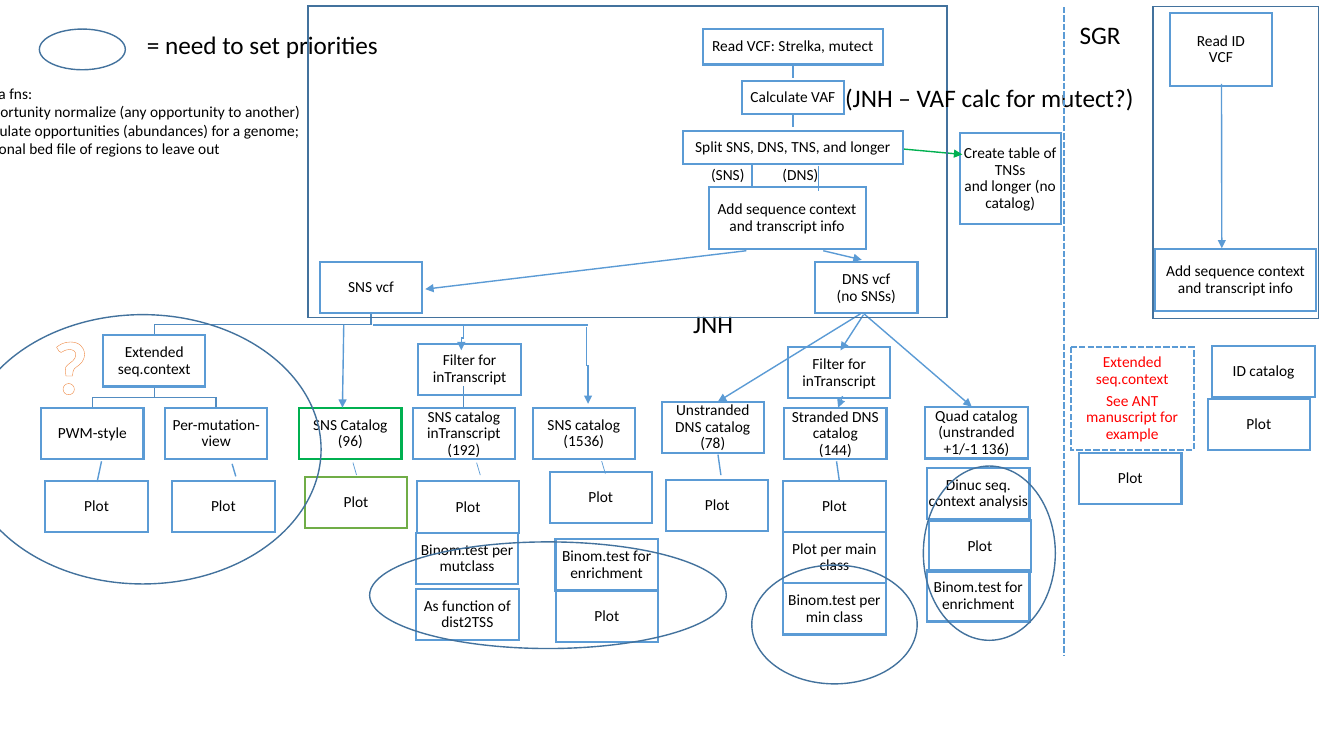
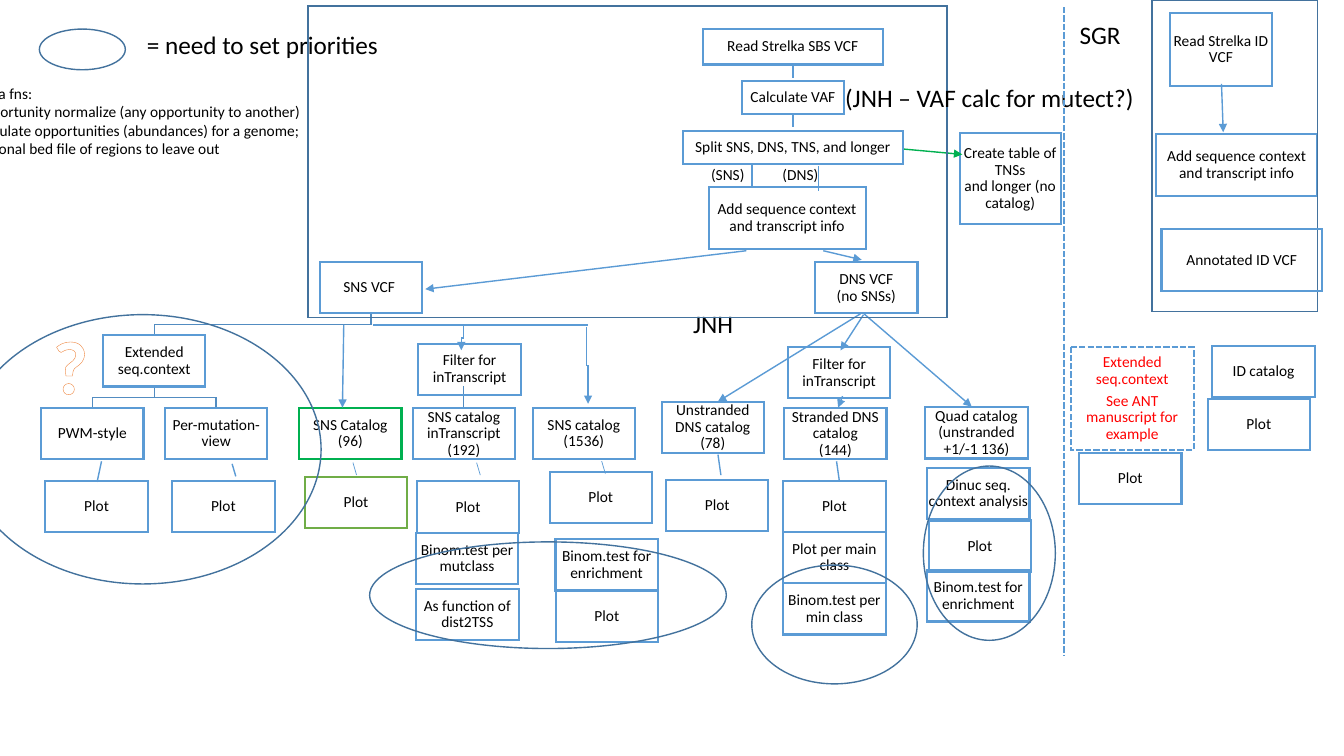
Before and after one commit to steverozen/ICAMS, a slide deck: slide 1 of data-raw/package_functionalities.pptx. Drawn at 1344x756 pixels with LibreOffice and Linux fonts; fonts in the diff are those of the drawing. Boxes give left, top, right and bottom in pixels: in the first picture for what was removed or moved away, otherwise in the second. Text is boxed around its words. In the diff, an @@ line names an element or a change of style, - is before the commit and + after.

Commit message:
Working on functions to process Mutect VCFs

```diff
--- a/data-raw/package_functionalities.pptx
+++ b/data-raw/package_functionalities.pptx
@@ rectangle: place and size @@
-rectangle at [1153,6,1319,318]
+rectangle at [1152,0,1318,312]
@@ text in freeform shape at [727,40,858,51]: text changed @@
-Read VCF: Strelka, mutect
+Read Strelka SBS VCF
@@ text in freeform shape at [1174,35,1268,46]: text changed @@
-Read ID
+Read Strelka ID
@@ arrow moved from (1222, 84) - (1222, 248) to (1222, 84) - (1224, 132) @@
@@ freeform shape "Add sequence context and transcript ...": place and size @@
-freeform shape "Add sequence context and transcript ..." at [1155,249,1316,312]
+freeform shape "Add sequence context and transcript ..." at [1156,134,1317,197]
@@ freeform shape added at [1162,229,1322,291], outline #5B9BD5 1.5 pt, 11 pt, text #000000 @@
+Annotated ID VCF
@@ text in freeform shape at [343,282,395,292]: text changed @@
-SNS vcf
+SNS VCF
@@ text in freeform shape at [839,274,893,284]: text changed @@
-DNS vcf
+DNS VCF
```
Also in this commit, not shown: 1 slide added, 6 other files.
